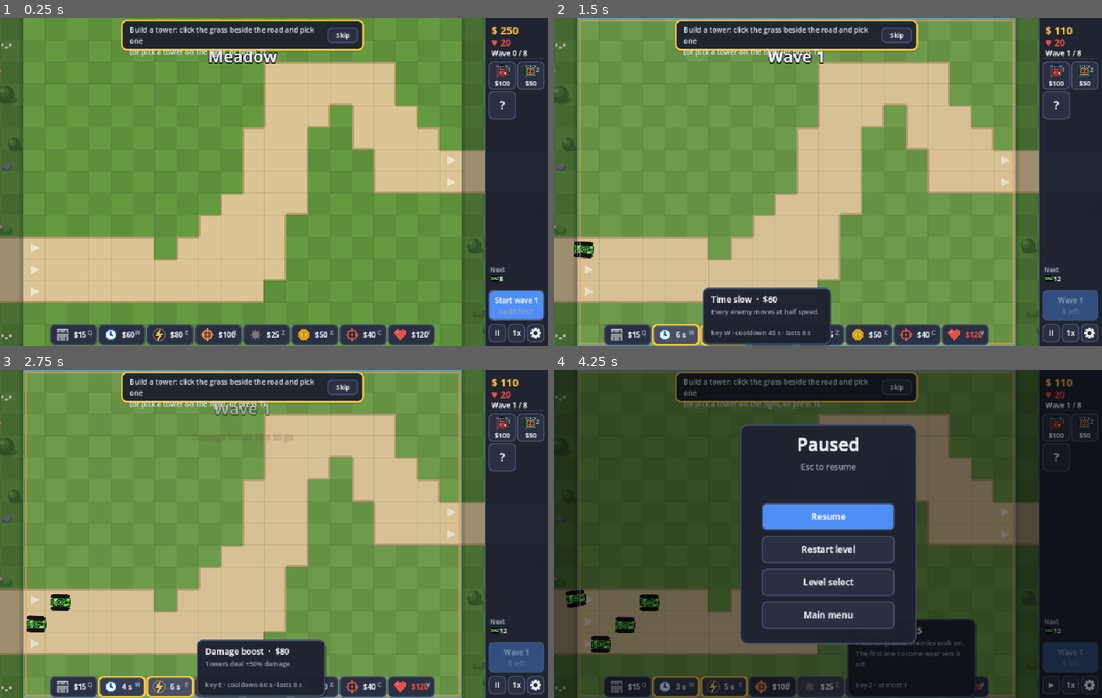
Above: before the commit, frames 1-4 (two rows, left to right).
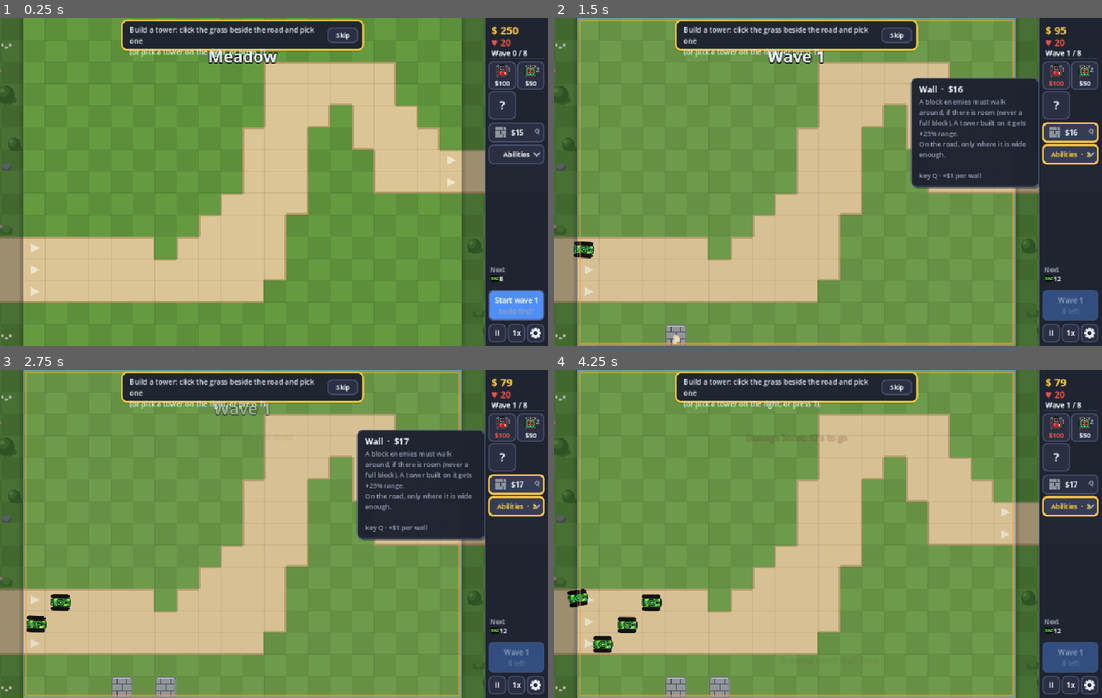
Above: after the commit, the same moments.

Repository: DonnyPlease/tower_defense
Game: Godot game, scene res://scenes/game.tscn
Same seed, same stepped clock (60 frames per second), same inputs: the game is played once before the commit and once after it. This scene is started directly instead of the project's main scene.
Inputs (mouse positions are in pixels of both pictures, inside the frame that each line leads up to):
- Up to frame 1 (0.25 s): no input
- Up to frame 2 (1.5 s): tap Enter at 0.5 s; move the mouse to (625, 332) at 0.52 s; hold W 0.53-1.28 s; tap E at 0.6 s; click (625, 332) at 0.67 s; tap Space at 0.77 s; move the mouse to (674, 332) at 1.27 s; hold S from 1.28 s (still down); tap Q at 1.35 s; click (674, 332) at 1.42 s
- Up to frame 3 (2.75 s): tap Space at 1.52 s; tap E at 1.55, 2.1 s; move the mouse to (169, 684) at 2.02 s; release S at 2.03 s; hold W from 2.03 s (still down); click (169, 684) at 2.17 s
- Up to frame 4 (4.25 s): move the mouse to (773, 684) at 2.77 s; tap R at 2.85 s; click (773, 684) at 2.92 s; tap Space at 3.02, 3.77 s; tap E at 3.05, 3.8 s; tap A at 3.5 s; move the mouse to (822, 684) at 3.52 s; release W at 3.53 s; hold S from 3.53 s (still down); tap Z at 3.6 s; click (822, 684) at 3.67 s; tap Escape at 4.15 s

The runs differ from the first frame. In frame 1, 4.8% of the frame differs, in the area x 9-100%, y 31-100%; in frame 2, 16%; in frame 3, 16%; in frame 4, 91%, in the area x 0-100%, y 0-100%.

Commit message:
Abilities drop down from the rail instead of covering the map's bottom row
The bar of eight buttons along the bottom of the field hid the bottom row of
tiles. The wall tool, used most, keeps a button of its own on the rail; the
other seven abilities drop down beside the rail from an "Abilities" button
(which says how many are running), and fold away again after one is used, on
a click elsewhere, or with Esc. The hotkeys work as before.

Co-Authored-By: Claude Opus 5.5 <noreply@anthropic.com>
Claude-Session: https://claude.ai/code/session_017BvZUs3QDPEXzAqvg4PG1U

Diff:
--- a/src/scenes/game_scene.gd
+++ b/src/scenes/game_scene.gd
@@ -111,7 +111,8 @@
 	add_child(hud)
 	add_child(hud.help)
 	ability_bar = AbilityBar.new(self)
-	_stage.add_child(ability_bar)
+	ability_bar.position = Vector2(Hud.PAD, hud.tools_y)
+	hud.add_child(ability_bar)
 	build_menu = BuildMenu.new(self)
 	_stage.add_child(build_menu)
 	if level_id == "meadow" and not profile.tutorial_done:
@@ -423,11 +424,15 @@
 	var motion := event as InputEventMouseMotion
 	if motion != null:
 		_update_hover(motion.position)
-	# A click anywhere but on the gear menu closes it.
+	# A click anywhere but on the gear menu or the abilities' drop-down closes it.
 	var mb := event as InputEventMouseButton
 	if mb != null and mb.pressed and hud.is_menu_open() and not hud.covers(mb.position):
 		hud.close_menu()
 		get_viewport().set_input_as_handled() # the click only closes the menu
+	elif mb != null and mb.pressed and ability_bar.is_open() and not ability_bar.covers(mb.position) \
+			and not ability_bar.toggle_button.get_global_rect().has_point(mb.position):
+		ability_bar.close()
+		get_viewport().set_input_as_handled()
 
 
 func _unhandled_input(event: InputEvent) -> void:
@@ -460,6 +465,8 @@
 		KEY_ESCAPE:
 			if hud.is_menu_open():
 				hud.close_menu()
+			elif ability_bar.is_open():
+				ability_bar.close()
 			elif (not tool.is_empty() or selected != null or not aim.is_empty() or selected_wall != GameMap.NO_TILE \
 					or build_menu.is_open()) and not is_modal_open():
 				_cancel_picks()
@@ -514,7 +521,8 @@
 ## `p` is a point on the screen.
 func _update_hover(screen_point: Vector2) -> void:
 	var p: Vector2 = screen_to_field(screen_point)
-	if hud.covers(screen_point) or (card.visible and card.get_rect().has_point(screen_point)):
+	if hud.covers(screen_point) or ability_bar.covers(screen_point) \
+			or (card.visible and card.get_rect().has_point(screen_point)):
 		p = Vector2(-1000, -1000) # on the rail or a card, not the field
 	_mouse = p
 	if p.x >= 0 and p.x < Config.FIELD_W and p.y >= 0 and p.y < Config.FIELD_H:
--- a/src/ui/ability_bar.gd
+++ b/src/ui/ability_bar.gd
@@ -1,46 +1,132 @@
 class_name AbilityBar
 extends Control
-## The row of buttons along the bottom of the field: the wall tool and the
-## abilities, each with its price (or the seconds until it can be used again)
-## and its hotkey. Only the buttons take clicks; the tiles between them still do.
+## The wall tool and the abilities, on the rail under the towers: the Wall
+## button, and an "Abilities" button that drops down the others beside the
+## rail. Each shows its price (or the seconds until it can be used again) and
+## its hotkey; the hotkeys work whether the drop-down is open or not.
 
-const BUTTON_W: float = 84.0
-const BUTTON_H: float = 36.0
-const GAP: float = 4.0
+const W: float = Hud.INNER
+const BUTTON_H: float = 34.0
+const CELL_W: float = 100.0
+const CELL_H: float = 38.0
+const GAP: float = 6.0
 const DEPTH: int = 100
 
-## The buttons by ability id.
+## The buttons by ability id (the wall's is on the rail, the others in the drop-down).
 var buttons: Dictionary[String, GameButton] = {}
+## Opens and closes the drop-down.
+var toggle_button: GameButton
 
 var _host: GameScene
+var _drawer: Control
+var _tween: Tween
 
 
 func _init(host: GameScene) -> void:
 	_host = host
-	var ids: Array[String] = Abilities.enabled_ids()
-	var width: float = ids.size() * BUTTON_W + maxi(0, ids.size() - 1) * GAP
-	position = Vector2((Config.FIELD_W - width) / 2.0, Config.FIELD_H - BUTTON_H - 3)
-	size = Vector2(width, BUTTON_H)
+	size = Vector2(W, BUTTON_H * 2 + GAP)
 	z_index = DEPTH
 	mouse_filter = Control.MOUSE_FILTER_IGNORE
 
 
 func _ready() -> void:
-	var x: float = 0.0
-	for id: String in Abilities.enabled_ids():
-		var def: Abilities.AbilityDef = Abilities.get_def(id)
-		var b := GameButton.new(Rect2(x, 0, BUTTON_W, BUTTON_H), "", func() -> void: _host.press_ability(id))
-		b.font(13).key(def.key_label()).icon(func(ci: CanvasItem, center: Vector2, s: float) -> void:
+	var ids: Array[String] = Abilities.enabled_ids()
+	var others: Array[String] = ids.filter(func(id: String) -> bool: return id != "wall")
+	var y: float = 0.0
+	if ids.has("wall"):
+		buttons["wall"] = _button("wall", Rect2(0, 0, W, BUTTON_H))
+		add_child(buttons["wall"])
+		y += BUTTON_H + GAP
+	toggle_button = GameButton.new(Rect2(0, y, W, BUTTON_H), "Abilities", toggle).font(12)
+	var chevron := PainterView.new(func(ci: CanvasItem, center: Vector2, s: float) -> void:
+		Icons.chevron(ci, center, s, is_open()))
+	chevron.position = Vector2(W - 22, (BUTTON_H - 18) / 2)
+	chevron.size = Vector2(18, 18)
+	toggle_button.add_child(chevron)
+	toggle_button.visible = not others.is_empty()
+	add_child(toggle_button)
+
+	# The drop-down: two columns beside the rail, its bottom level with the button.
+	@warning_ignore("integer_division")
+	var rows: int = (others.size() + 1) / 2
+	var dw: float = 2 * CELL_W + 3 * GAP
+	var dh: float = rows * CELL_H + (rows + 1) * GAP
+	_drawer = PainterView.new(func(g: CanvasItem, _center: Vector2, _s: float) -> void:
+		Paint.fill_rounded_rect(g, 3, 4, dw, dh, 10, Color(0, 0, 0, 0.3))
+		Paint.fill_rounded_rect(g, 0, 0, dw, dh, 10, Color(Palette.PANEL, 0.98))
+		Paint.stroke_rounded_rect(g, 0, 0, dw, dh, 10, 1, Palette.BORDER))
+	_drawer.size = Vector2(dw, dh)
+	_drawer.position = Vector2(-Hud.PAD - dw - 6, y + BUTTON_H - dh)
+	_drawer.mouse_filter = Control.MOUSE_FILTER_STOP
+	_drawer.visible = false
+	add_child(_drawer)
+	for i: int in others.size():
+		var id: String = others[i]
+		@warning_ignore("integer_division")
+		var r := Rect2(GAP + (i % 2) * (CELL_W + GAP), GAP + (i / 2) * (CELL_H + GAP), CELL_W, CELL_H)
+		buttons[id] = _button(id, r)
+		_drawer.add_child(buttons[id])
+
+
+func _button(id: String, r: Rect2) -> GameButton:
+	var def: Abilities.AbilityDef = Abilities.get_def(id)
+	var b := GameButton.new(r, "", func() -> void:
+		_host.press_ability(id)
+		if id != "wall":
+			close() # one ability per opening: the map is free to aim at
+		).font(13).key(def.key_label()).icon(func(ci: CanvasItem, center: Vector2, s: float) -> void:
 			AbilityArt.draw_icon(ci, id, center, s))
-		b.hover_callback(func(on: bool) -> void: _host.hud.show_ability_help(id if on else ""))
-		add_child(b)
-		buttons[id] = b
-		x += BUTTON_W + GAP
+	b.hover_callback(func(on: bool) -> void: _host.hud.show_ability_help(id if on else ""))
+	return b
+
+
+func is_open() -> bool:
+	return _drawer.visible
+
+
+func toggle() -> void:
+	if is_open():
+		close()
+	else:
+		open()
+
+
+func open() -> void:
+	if is_open():
+		return
+	_drawer.visible = true
+	_drawer.modulate.a = 0.0
+	_drawer.pivot_offset = Vector2(_drawer.size.x, _drawer.size.y)
+	_drawer.scale = Vector2.ONE * 0.92
+	if _tween != null:
+		_tween.kill()
+	_tween = _drawer.create_tween().set_parallel(true).set_trans(Tween.TRANS_CUBIC).set_ease(Tween.EASE_OUT)
+	_tween.tween_property(_drawer, "modulate:a", 1.0, 0.14)
+	_tween.tween_property(_drawer, "scale", Vector2.ONE, 0.14)
+	_redraw_toggle()
+
+
+func close() -> void:
+	if _tween != null:
+		_tween.kill()
+	_drawer.visible = false
+	_redraw_toggle()
+
+
+func _redraw_toggle() -> void:
+	for child: Node in toggle_button.get_children():
+		(child as CanvasItem).queue_redraw()
+
+
+## Whether a point (in the game screen's coordinates) is on the open drop-down.
+func covers(p: Vector2) -> bool:
+	return is_open() and _drawer.get_global_rect().has_point(p)
 
 
 ## Called every frame.
 func refresh() -> void:
 	var world: World = _host.world
+	var busy: int = 0 ## abilities running or picked (shown on the toggle)
 	for id: String in buttons:
 		var b: GameButton = buttons[id]
 		var label: String = "$%d" % world.ability_cost(id)
@@ -62,5 +148,9 @@
 			color = Palette.TEXT_DIM
 		elif world.money < world.ability_cost(id):
 			color = Palette.RED
-		b.set_label(label, color).set_enabled(enabled and world.status == World.Status.PLAYING) \
-			.set_selected(active or _host.aim == id)
+		var picked: bool = active or _host.aim == id
+		if picked and id != "wall":
+			busy += 1
+		b.set_label(label, color).set_enabled(enabled and world.status == World.Status.PLAYING).set_selected(picked)
+	toggle_button.set_label("Abilities" if busy == 0 else "Abilities  ·  %d" % busy, Palette.TEXT if busy == 0 else Palette.GOLD)
+	toggle_button.set_selected(is_open() or busy > 0)
--- a/src/ui/tutorial.gd
+++ b/src/ui/tutorial.gd
@@ -16,7 +16,7 @@
 	Step.START: "Start the first wave: press Space or the Start wave button.\nCalling waves early pays a bonus.",
 	Step.SELECT: "Click one of your towers to see what it can do.",
 	Step.UPGRADE: "Upgrade it (U). At level 3 it grows into one of two branches.",
-	Step.WALLS: "Walls (Q) reshape the road and make the way longer.\nThe bottom bar holds abilities. Good luck!",
+	Step.WALLS: "Walls (Q) reshape the road and make the way longer.\nMore tricks drop down from Abilities on the right. Good luck!",
 }
 
 var step: Step = Step.BUILD
--- a/tests/phone/test_touch.gd
+++ b/tests/phone/test_touch.gd
@@ -119,6 +119,8 @@
 	expect_false(game.world.has_wall(5, 11), "sold by touch")
 	await tap_button(game.ability_bar.buttons["wall"])
 	await tap(p.x, p.y)
+	await tap_button(game.ability_bar.toggle_button)
+	await frames(10)
 	await tap_button(game.ability_bar.buttons["slow"])
 	expect_true(game.world.is_active("slow"))
 	expect_eq(game.hud.money_text(), "$ %d" % (250 - 15 - 60))
--- a/tests/smoke/test_abilities.gd
+++ b/tests/smoke/test_abilities.gd
@@ -38,13 +38,25 @@
 	for id: String in prices:
 		expect_eq(buttons[id].label_text(), prices[id], id)
 		expect_eq(buttons[id].hotkey, keys[id], id)
-	# The bar sits along the bottom edge of the field, inside it.
+	# The wall is on the rail; the others drop down beside it, off the field's
+	# bottom row (which stays free to play on).
+	var rail: Rect2 = game.hud.get_global_rect()
+	expect_true(rail.encloses(buttons["wall"].get_global_rect()), "the wall button is on the rail")
+	expect_false(buttons["slow"].is_visible_in_tree(), "the others start folded away")
+	expect_eq(game.ability_bar.toggle_button.label_text(), "Abilities")
+	await click_button(game.ability_bar.toggle_button)
+	expect_true(game.ability_bar.is_open())
 	for id: String in buttons:
-		var r: Rect2 = buttons[id].get_global_rect()
-		expect_ge(r.position.x, 0.0, id)
-		expect_le(r.end.x, float(Config.FIELD_W), id)
-		expect_ge(r.position.y, float(Config.FIELD_H - 45), id)
-		expect_le(r.end.y, float(Config.FIELD_H), id)
+		expect_true(buttons[id].is_visible_in_tree(), id)
+		if id != "wall":
+			var r: Rect2 = buttons[id].get_global_rect()
+			expect_le(r.end.x, rail.position.x, id + " beside the rail")
+	await click_button(game.ability_bar.toggle_button)
+	expect_false(game.ability_bar.is_open(), "the button folds it away again")
+	await click_button(game.ability_bar.toggle_button)
+	await click_tile(3, 3)
+	expect_false(game.ability_bar.is_open(), "so does a click elsewhere")
+	expect_false(game.build_menu.is_open(), "which does nothing else")
 
 
 func test_hovering_a_button_explains_the_ability() -> void:
@@ -52,6 +64,8 @@
 	var game: GameScene = await open_game("meadow")
 	if game == null:
 		return
+	game.ability_bar.open()
+	await frames(10)
 	var r: Rect2 = game.ability_bar.buttons["slow"].get_global_rect()
 	await hover(r.get_center().x, r.get_center().y)
 	await frames(2)
@@ -72,7 +86,11 @@
 	game.world.money = 70 # a time slow ($60) but nothing dearer
 	await frames(2)
 	expect_true(game.ability_bar.buttons["slow"].is_enabled())
+	game.ability_bar.open()
+	await frames(10)
 	await click_button(game.ability_bar.buttons["slow"])
+	expect_false(game.ability_bar.is_open(), "the drop-down closes once used")
+	expect_eq(game.ability_bar.toggle_button.label_text(), "Abilities  ·  1", "it says one is running")
 	await frames(2)
 	expect_eq(game.world.money, 10)
 	var slow: GameButton = game.ability_bar.buttons["slow"]
--- a/tests/smoke/test_pixels.gd
+++ b/tests/smoke/test_pixels.gd
@@ -127,19 +127,20 @@
 	expect_color(pixel_at(img, plain.x + 12, plain.y + 12), Palette.PATH, "road next to them is untouched", 0.04)
 
 
-func test_the_ability_bar_is_drawn_along_the_bottom() -> void:
+func test_the_wall_button_and_the_abilities_drop_down_are_drawn() -> void:
 	use_profile()
 	var game: GameScene = await open_game("meadow")
 	if game == null:
 		return
-	await frames(2)
+	game.ability_bar.open()
+	await frames(20)
 	var img: Image = await screenshot()
 	var r: Rect2 = game.ability_bar.buttons["wall"].get_global_rect()
 	expect_color(pixel_at(img, r.end.x - 6, r.get_center().y + 4), Palette.PANEL_LIGHT, "a button", 0.04)
 	var strike: Rect2 = game.ability_bar.buttons["strike"].get_global_rect()
 	expect_color(pixel_at(img, strike.end.x - 6, strike.get_center().y + 4), Palette.PANEL_LIGHT, "another button", 0.04)
-	# The strip between the buttons is the field.
-	expect_color(field_pixel(img, 20, 590), Palette.GRASS, "the field beside the bar", 0.05)
+	# The field's bottom row is plain grass: no bar over it.
+	expect_color(field_pixel(img, 20, 590), Palette.GRASS, "the field's bottom row", 0.05)
 
 
 func test_a_running_ability_frames_the_field() -> void:
